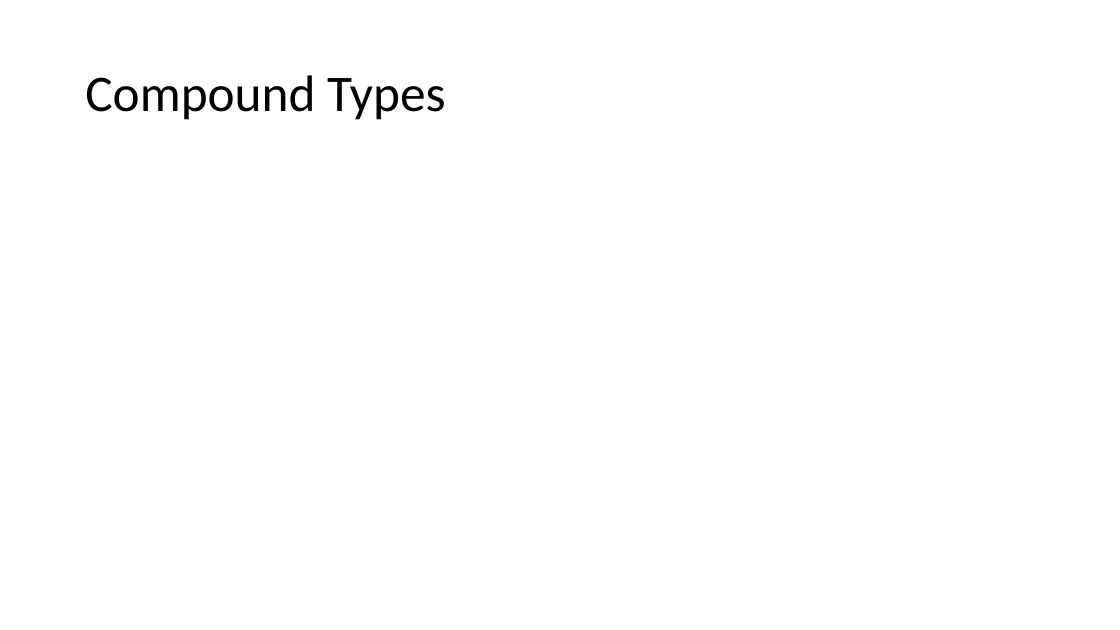
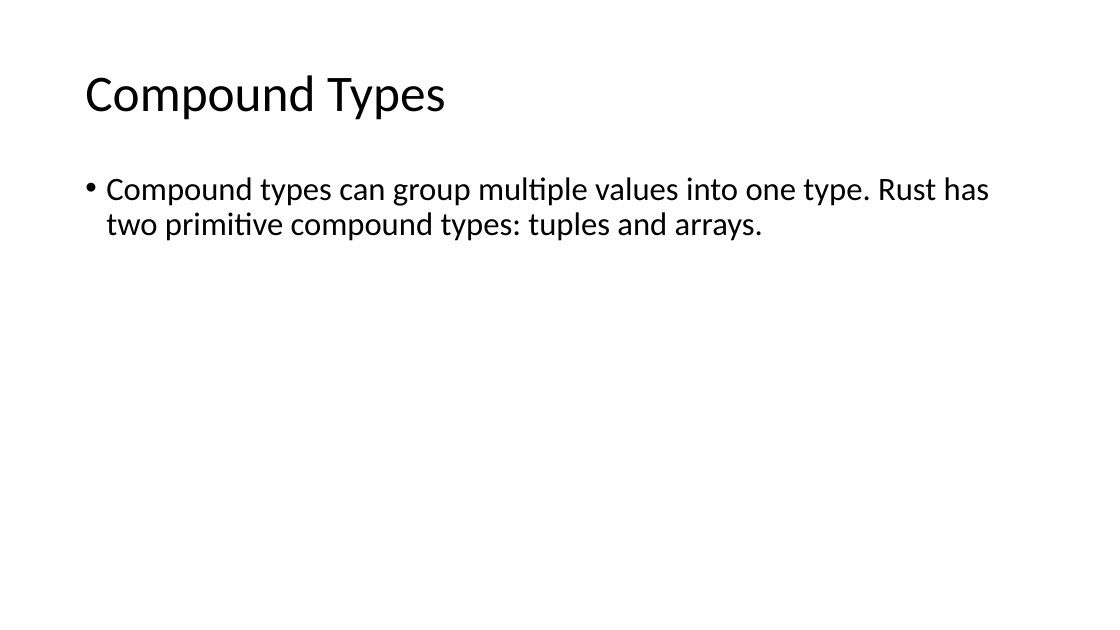
Before and after one commit to AlexbMitchelmore/WebDevRust, a slide deck: slide 12 of RUST.pptx (slide 11 before the commit). Drawn at 1120x630 pixels with LibreOffice and Linux fonts; fonts in the diff are those of the drawing. Boxes give left, top, right and bottom in pixels: in the first picture for what was removed or moved away, otherwise in the second. Text is boxed around its words. In the diff, an @@ line names an element or a change of style, - is before the commit and + after.

```diff
--- a/RUST.pptx
+++ b/RUST.pptx
@@ text added at bbox=[106, 177, 990, 241], 28 pt, text #000000 @@
+• Compound types can group multiple values into one type. Rust has two primitive compound types: tuples and arrays.
```
Also in this commit, not shown: 2 other slides changed, 6 slides added, 3 slides removed, 1 other file.
